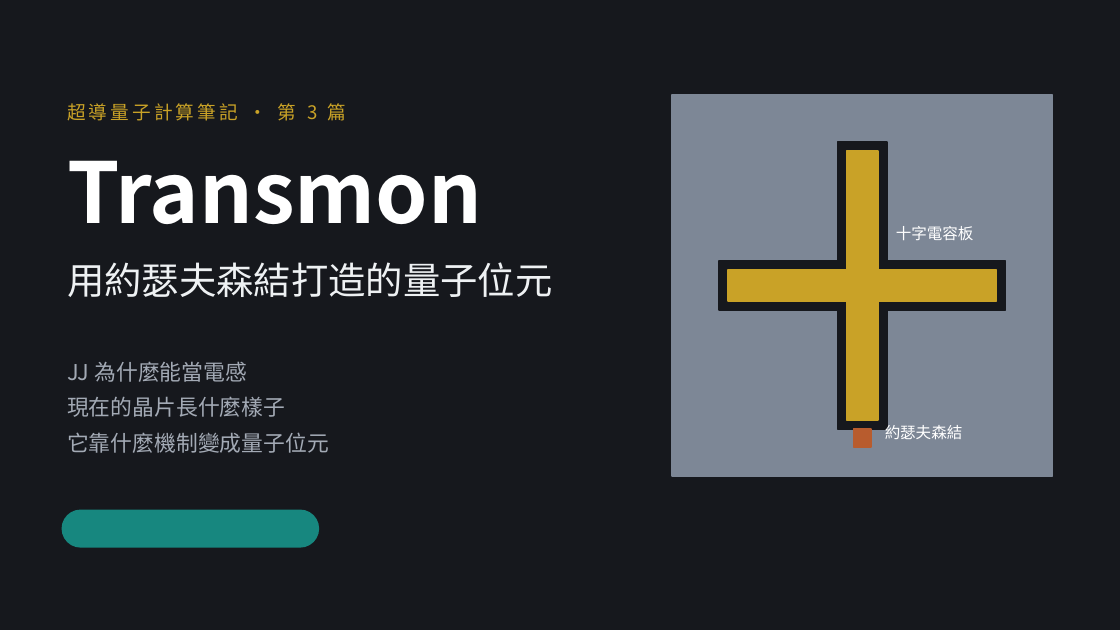
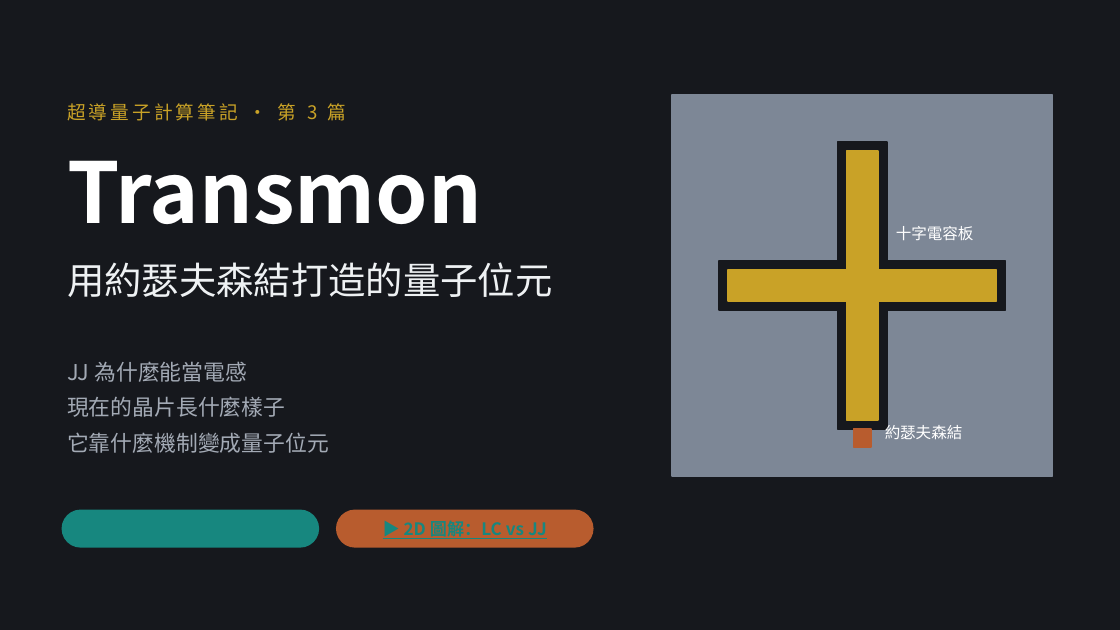
Before and after one commit to pcpcchen-coder/QuantumComputing, a slide deck: slide 1 of slides/transmon.pptx. Drawn at 1120x630 pixels with LibreOffice and Linux fonts; fonts in the diff are those of the drawing. Boxes give left, top, right and bottom in pixels: in the first picture for what was removed or moved away, otherwise in the second. Text is boxed around its words. In the diff, an @@ line names an element or a change of style, - is before the commit and + after.

```diff
--- a/slides/transmon.pptx
+++ b/slides/transmon.pptx
@@ rounded rectangle added at (336, 510, 594, 548), fill #B85C2E, 11 pt, text #17877F, bold, underline @@
+▶ 2D 圖解：LC vs JJ
```
Also in this commit, not shown: 8 other slides changed, 5 other files.
